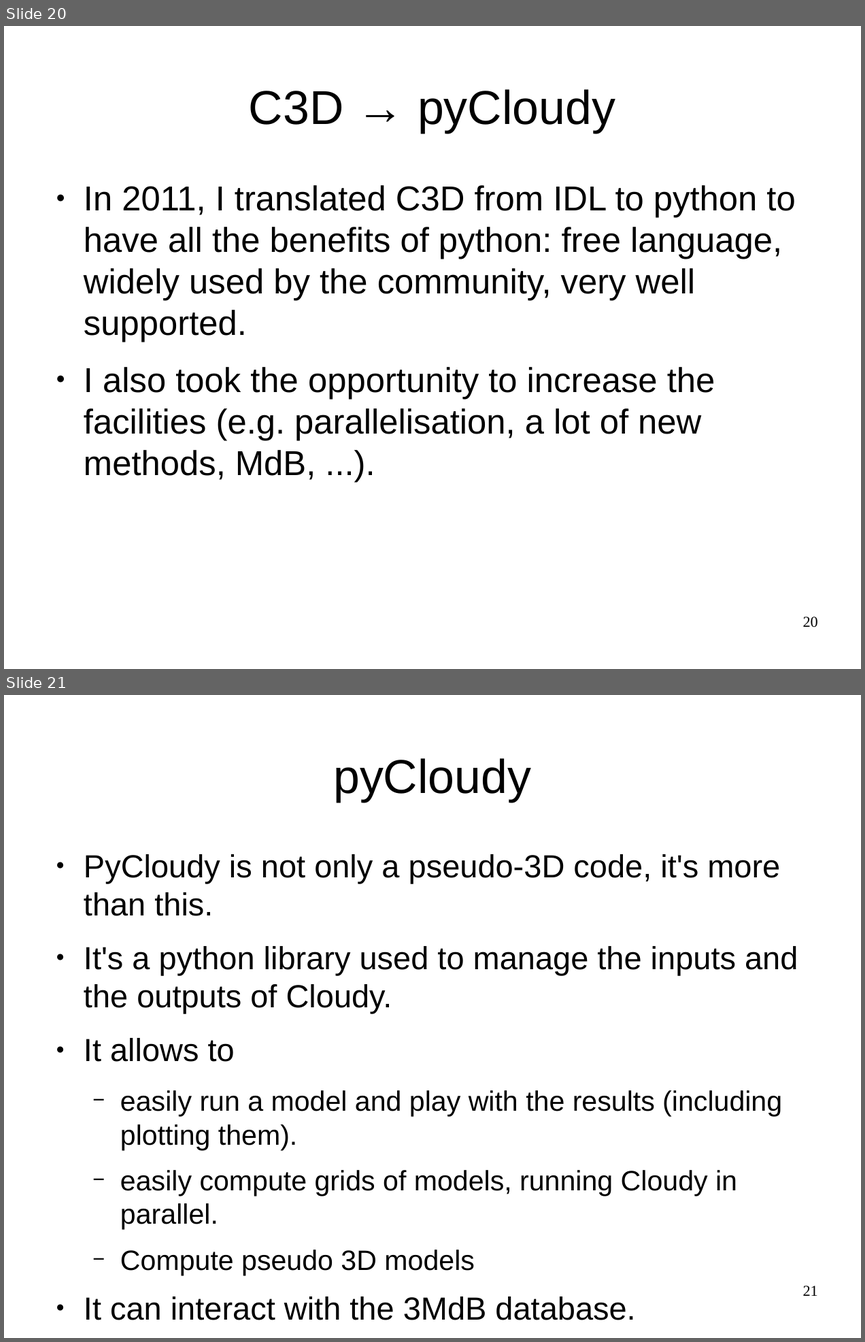
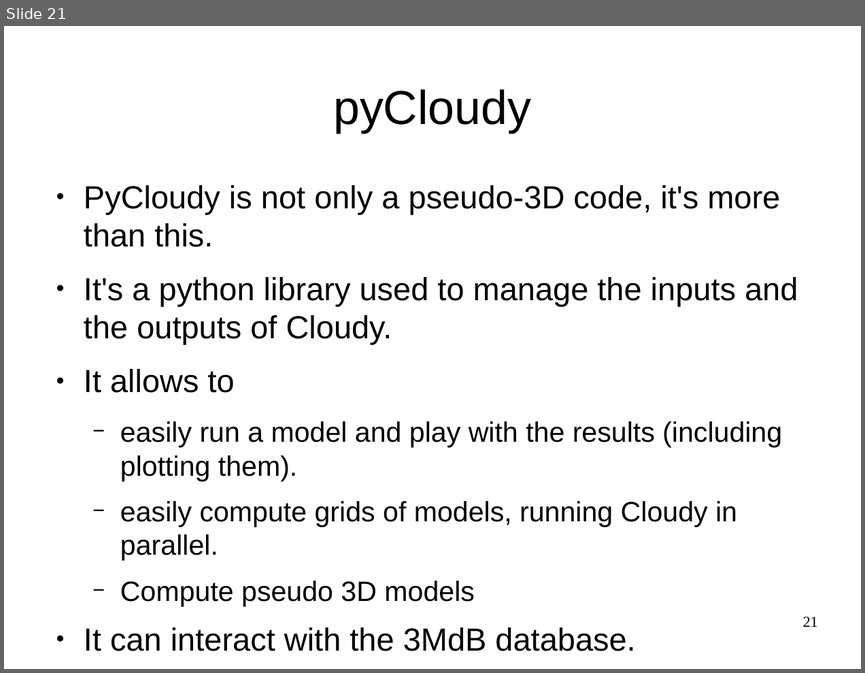
Before and after one commit to Morisset/Cloudy_Summer_School, a slide deck: pyCloudy.odp. Shown one above the other, each under a label of ours: slides 20 and 21 before the commit, slide 21 after it. The pictures are 865x1342 and 865x673 pixels, drawn with LibreOffice and Linux fonts; fonts in the diff are those of the drawing. Boxes give left, top, right and bottom in pixels: in the first picture for what was removed or moved away, otherwise in the second. Text is boxed around its words. In the diff, an @@ line names an element or a change of style, - is before the commit and + after.

```diff
--- a/pyCloudy.odp
+++ b/pyCloudy.odp
@@ slide 20 removed at (4,26,861,669), background #FFFFFF @@
@@ title removed at (249,89,615,133) @@
-C3D → pyCloudy
@@ text removed at (84,185,795,480) @@
-● In 2011, I translated C3D from IDL to python to have all the benefits of python: free language, widely used by the community, very well supported.
-● I also took the opportunity to increase the facilities (e.g. parallelisation, a lot of new methods, MdB, ...).
@@ page number removed at (803,616,818,627) @@
-20
```
Also in this commit, not shown: 3 slides changed, 1 slide added, 6 other slides removed, 2 other files.
